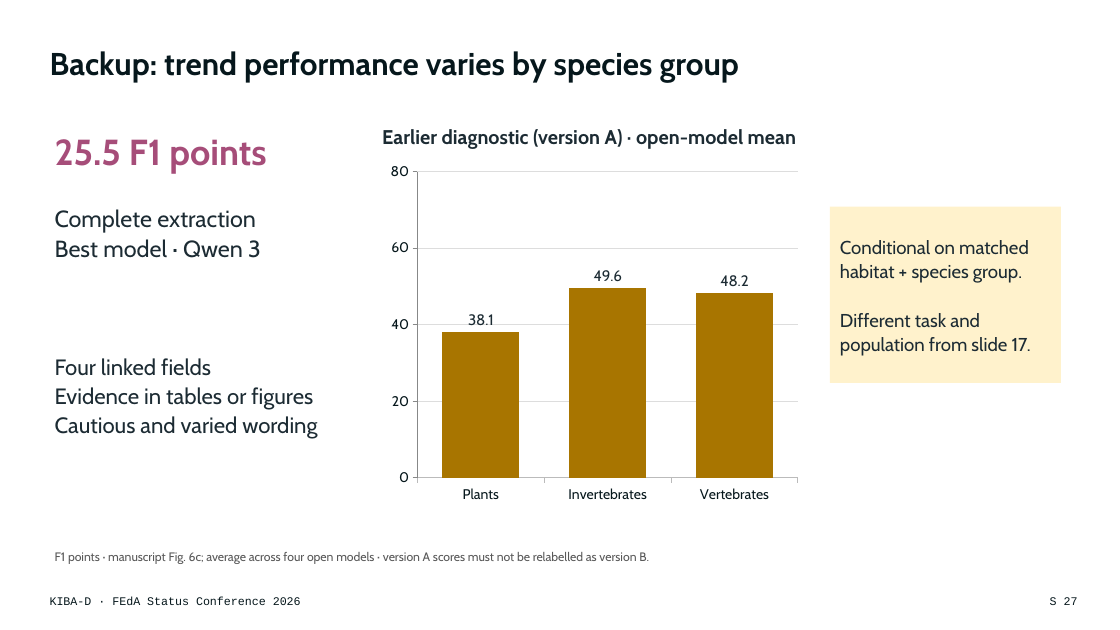
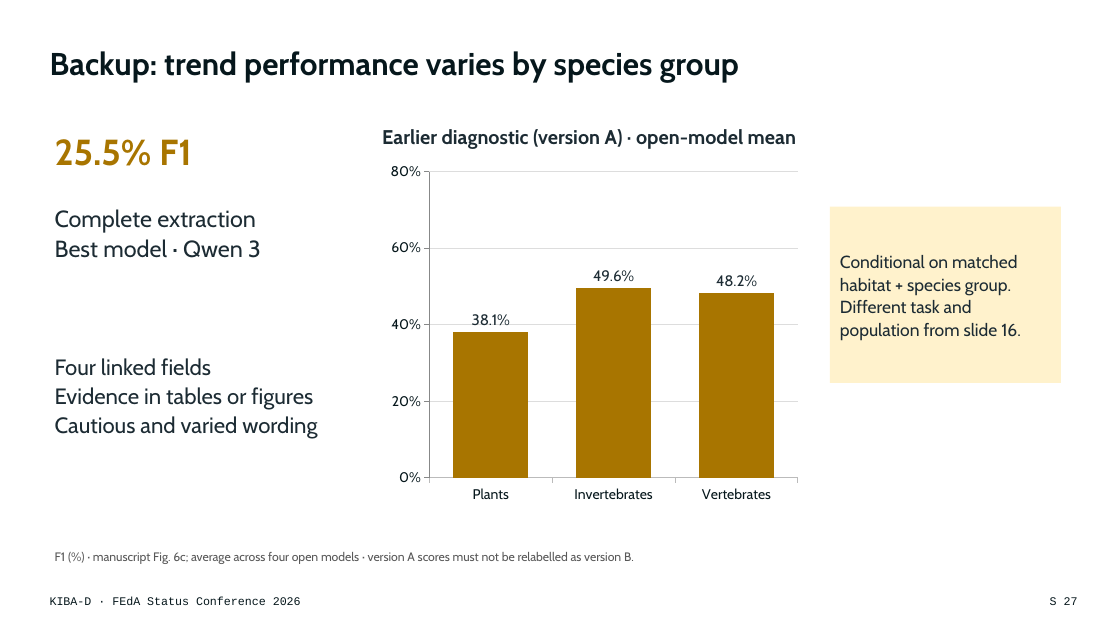
Before and after one commit to DFKI-NLP/kibad-llm, a slide deck: slide 27 of presentations/2026_feda_status_conference/KIBA-D_FEdA2026_Keynote.pptx. Drawn at 1120x630 pixels with LibreOffice and Linux fonts; fonts in the diff are those of the drawing. Boxes give left, top, right and bottom in pixels: in the first picture for what was removed or moved away, otherwise in the second. Text is boxed around its words. In the diff, an @@ line names an element or a change of style, - is before the commit and + after.

```diff
--- a/presentations/2026_feda_status_conference/KIBA-D_FEdA2026_Keynote.pptx
+++ b/presentations/2026_feda_status_conference/KIBA-D_FEdA2026_Keynote.pptx
@@ text at bbox=[55, 139, 191, 166]: text changed; text colour #A64D79 to #A87500 @@
-25.5 F1 points
+25.5% F1
@@ column chart at bbox=[382, 156, 807, 510] @@
@@ Series 1, Plants: 38.1 to 0.381 @@
@@ Series 1, Invertebrates: 49.6 to 0.496 @@
@@ Series 1, Vertebrates: 48.2 to 0.482 @@
@@ data labels of Series 1 changed @@
@@ value axis changed @@
@@ text in rectangle at bbox=[840, 255, 1017, 295]: size 16 to 15 pt in "Conditional on matched", "habitat + species group." @@
@@ text in rectangle at bbox=[840, 300, 1021, 341]: text changed; size 16 to 15 pt @@
-Different task and population from slide 17.
+Different task and population from slide 16.
@@ text at bbox=[55, 552, 634, 564]: text changed @@
-F1 points · manuscript Fig. 6c; average across four open models · version A scores must not be relabelled as version B.
+F1 (%) · manuscript Fig. 6c; average across four open models · version A scores must not be relabelled as version B.
```
Also in this commit, not shown: 15 other slides changed, 1 other file.
